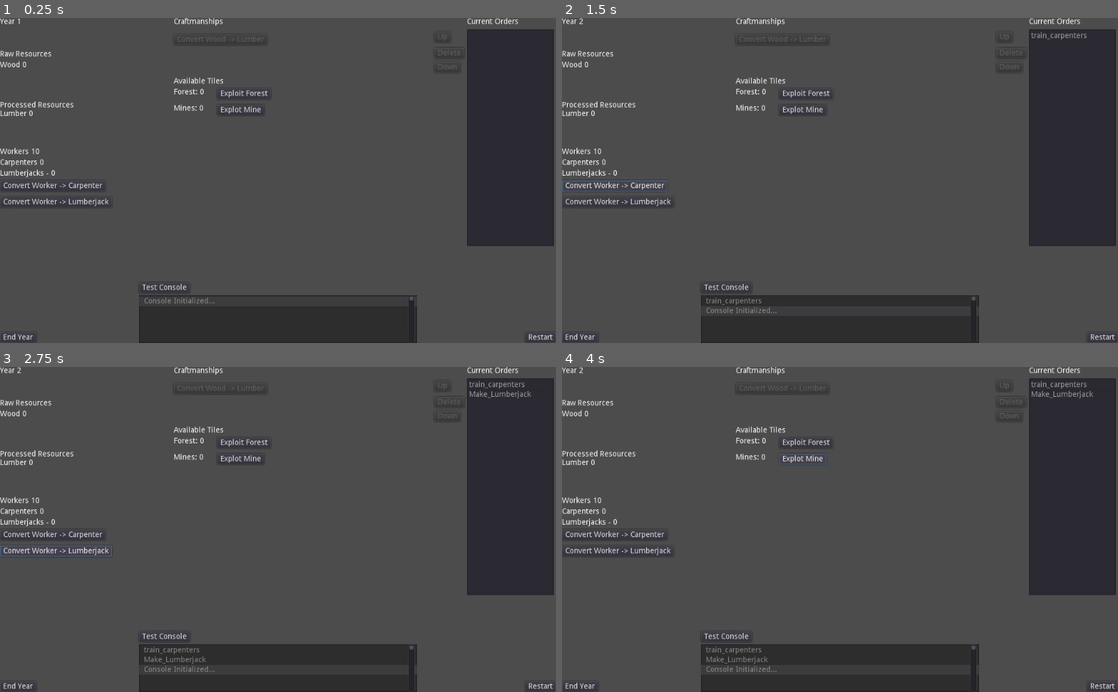
Above: before the commit, frames 1-4 (two rows, left to right).
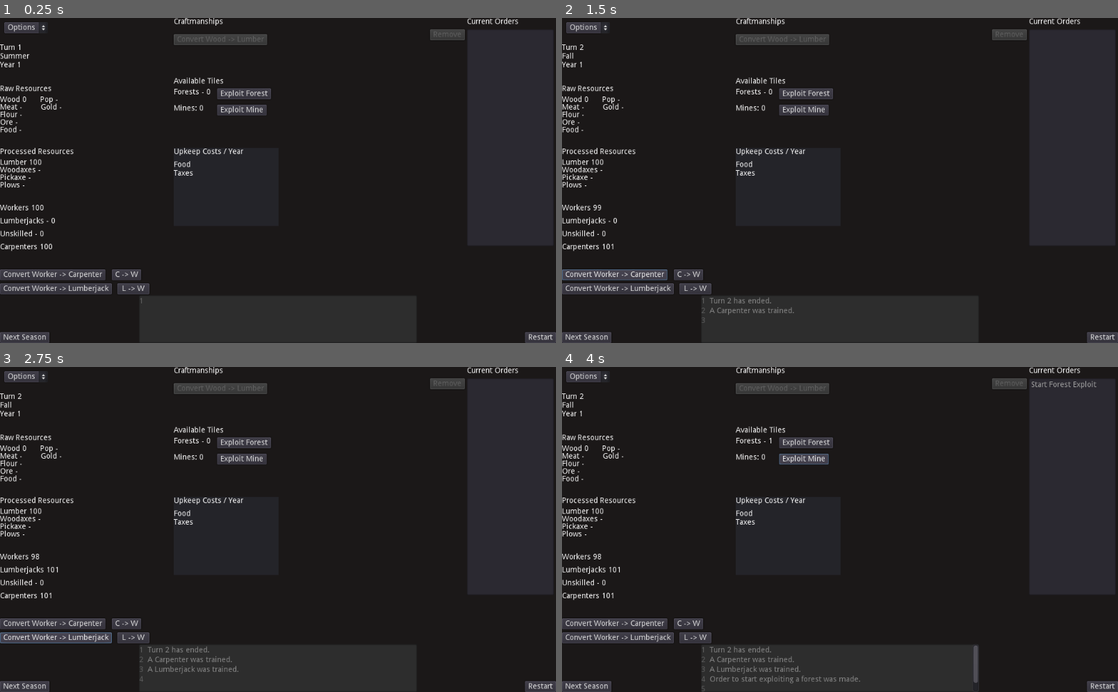
Above: after the commit, the same moments.

Repository: ccurteman/4X
Game: Godot game, scene res://Console GUI (Root).tscn
Same seed, same stepped clock (60 frames per second), same inputs: the game is played once before the commit and once after it.
Inputs:
- Up to frame 1 (0.25 s): no input
- Up to frame 2 (1.5 s): click "End Year" (after the commit: "Next Season") at 0.5 s; click "Convert Worker -> Carpenter" at 1.25 s
- Up to frame 3 (2.75 s): click "Convert Worker -> Lumberjack" at 2 s
- Up to frame 4 (4 s): click "Exploit Forest" at 2.75 s; click "Explot Mine" (after the commit: "Exploit Mine") at 3.5 s

The runs differ from the first frame. In frame 1, 79% of the frame differs, in the area x 0-100%, y 0-100%; in frame 2, 79%; in frame 3, 79%; in frame 4, 79%.

Commit message:
Finished Interface Clean-up and Minor Code Refactoring

Diff:
--- a/Console GUI (Root).tscn
+++ b/Console GUI (Root).tscn
@@ -1,6 +1,9 @@
-[gd_scene load_steps=2 format=2]
+[gd_scene load_steps=3 format=2]
 
 [ext_resource path="res://Console.gd" type="Script" id=1]
+
+[sub_resource type="StyleBoxFlat" id=1]
+bg_color = Color( 0.109804, 0.0980392, 0.0980392, 1 )
 
 [node name="Console" type="Control"]
 anchor_right = 1.0
@@ -12,45 +15,147 @@
 }
 wood_pile = 0
 
+[node name="Panel" type="Panel" parent="."]
+anchor_right = 1.0
+anchor_bottom = 1.0
+custom_styles/panel = SubResource( 1 )
+__meta__ = {
+"_edit_lock_": true,
+"_edit_use_anchors_": false
+}
+
 [node name="Year Counter" type="Label" parent="."]
+margin_top = 80.0
 margin_right = 76.0
-margin_bottom = 14.0
+margin_bottom = 94.0
+hint_tooltip = "The Current Year"
+mouse_filter = 1
+mouse_default_cursor_shape = 2
 text = "Year "
+__meta__ = {
+"_edit_use_anchors_": false
+}
 
 [node name="Raw Resources" type="Label" parent="."]
-margin_top = 60.0
-margin_right = 66.0
-margin_bottom = 74.0
+margin_top = 124.0
+margin_right = 95.0
+margin_bottom = 138.0
 text = "Raw Resources"
 __meta__ = {
 "_edit_use_anchors_": false
 }
 
 [node name="Wood" type="Label" parent="."]
-margin_top = 80.0
-margin_right = 40.0
-margin_bottom = 94.0
+margin_top = 144.0
+margin_right = 50.0
+margin_bottom = 158.0
 text = "Wood - "
+__meta__ = {
+"_edit_use_anchors_": false
+}
+
+[node name="Meat" type="Label" parent="."]
+margin_top = 158.0
+margin_right = 50.0
+margin_bottom = 172.0
+text = "Meat -"
+__meta__ = {
+"_edit_use_anchors_": false
+}
+
+[node name="Flour" type="Label" parent="."]
+margin_top = 172.0
+margin_right = 50.0
+margin_bottom = 186.0
+text = "Flour -"
+__meta__ = {
+"_edit_use_anchors_": false
+}
+
+[node name="Ore" type="Label" parent="."]
+margin_top = 186.0
+margin_right = 50.0
+margin_bottom = 200.0
+text = "Ore -"
+__meta__ = {
+"_edit_use_anchors_": false
+}
+
+[node name="Food" type="Label" parent="."]
+margin_top = 200.0
+margin_right = 50.0
+margin_bottom = 214.0
+text = "Food -"
+__meta__ = {
+"_edit_use_anchors_": false
+}
+
+[node name="Pop" type="Label" parent="."]
+margin_left = 74.0
+margin_top = 144.0
+margin_right = 124.0
+margin_bottom = 158.0
+text = "Pop -"
+__meta__ = {
+"_edit_use_anchors_": false
+}
+
+[node name="Gold" type="Label" parent="."]
+margin_left = 75.0
+margin_top = 158.0
+margin_right = 125.0
+margin_bottom = 172.0
+text = "Gold - "
+__meta__ = {
+"_edit_use_anchors_": false
+}
+
+[node name="Woodaxe" type="Label" parent="."]
+margin_top = 274.0
+margin_right = 75.0
+margin_bottom = 288.0
+text = "Woodaxes -"
+__meta__ = {
+"_edit_use_anchors_": false
+}
+
+[node name="Pickaxe" type="Label" parent="."]
+margin_top = 288.0
+margin_right = 75.0
+margin_bottom = 302.0
+text = "Pickaxe -"
+__meta__ = {
+"_edit_use_anchors_": false
+}
+
+[node name="Plow" type="Label" parent="."]
+margin_top = 302.0
+margin_right = 75.0
+margin_bottom = 316.0
+text = "Plows - "
+__meta__ = {
+"_edit_use_anchors_": false
+}
 
 [node name="Processed Resources" type="Label" parent="."]
-margin_top = 154.0
+margin_top = 240.0
 margin_right = 136.0
-margin_bottom = 168.0
+margin_bottom = 254.0
 text = "Processed Resources"
 __meta__ = {
 "_edit_use_anchors_": false
 }
 
 [node name="Lumber" type="Label" parent="."]
-margin_top = 170.0
-margin_right = 40.0
-margin_bottom = 184.0
+margin_top = 260.0
+margin_right = 62.0
+margin_bottom = 274.0
 text = "Lumber - "
 
 [node name="Workers" type="Label" parent="."]
-margin_top = 240.0
-margin_right = 66.0
-margin_bottom = 254.0
+margin_top = 344.0
+margin_right = 74.0
+margin_bottom = 358.0
 text = "Workers - 0"
 
 [node name="Convert Wood to Lumber" type="Button" parent="."]
@@ -72,28 +177,46 @@
 anchor_bottom = 1.0
 margin_top = -20.0
 margin_right = 67.0
-text = "End Year"
+text = "Next Season"
 __meta__ = {
 "_edit_use_anchors_": false
 }
 
 [node name="Carpenters" type="Label" parent="."]
-margin_top = 260.0
-margin_right = 40.0
-margin_bottom = 274.0
+margin_top = 416.0
+margin_right = 90.0
+margin_bottom = 430.0
 text = "Carpenters - 0"
+__meta__ = {
+"_edit_use_anchors_": false
+}
+
+[node name="Unskilled" type="Label" parent="."]
+margin_top = 392.0
+margin_right = 90.0
+margin_bottom = 406.0
+text = "Unskilled - 0"
+__meta__ = {
+"_edit_use_anchors_": false
+}
 
 [node name="Convert Worker -> Carpenter" type="Button" parent="."]
-margin_top = 300.0
+margin_top = 464.0
 margin_right = 194.0
-margin_bottom = 320.0
+margin_bottom = 484.0
 text = "Convert Worker -> Carpenter"
+__meta__ = {
+"_edit_use_anchors_": false
+}
 
 [node name="Convert Worker to Lumberjack" type="Button" parent="."]
-margin_top = 330.0
+margin_top = 490.0
 margin_right = 206.0
-margin_bottom = 350.0
+margin_bottom = 510.0
 text = "Convert Worker -> Lumberjack"
+__meta__ = {
+"_edit_use_anchors_": false
+}
 
 [node name="Current Orders" type="Label" parent="."]
 margin_left = 860.0
@@ -105,32 +228,13 @@
 "_edit_use_anchors_": false
 }
 
-[node name="Up" type="Button" parent="."]
-margin_left = 800.0
-margin_top = 25.0
-margin_right = 830.0
-margin_bottom = 45.0
+[node name="Remove" type="Button" parent="."]
+margin_left = 792.0
+margin_top = 21.0
+margin_right = 856.0
+margin_bottom = 41.0
 disabled = true
-text = "Up"
-
-[node name="Delete" type="Button" parent="."]
-margin_left = 800.0
-margin_top = 55.0
-margin_right = 855.0
-margin_bottom = 75.0
-disabled = true
-text = "Delete"
-
-[node name="Down" type="Button" parent="."]
-margin_left = 800.0
-margin_top = 81.0
-margin_right = 848.0
-margin_bottom = 101.0
-disabled = true
-text = "Down"
-__meta__ = {
-"_edit_use_anchors_": false
-}
+text = "Remove"
 
 [node name="Item List" type="ItemList" parent="."]
 margin_left = 860.0
@@ -138,7 +242,6 @@
 margin_right = 1020.0
 margin_bottom = 421.0
 allow_reselect = true
-allow_rmb_select = true
 __meta__ = {
 "_edit_use_anchors_": false
 }
@@ -155,7 +258,7 @@
 margin_top = 20.0
 margin_right = 56.0
 margin_bottom = 51.0
-text = "Forest: 0
+text = "Forests - 0
 "
 
 [node name="Mines" type="Label" parent="Available Resources"]
@@ -167,7 +270,7 @@
 [node name="Exploit Forest" type="Button" parent="Available Resources"]
 margin_left = 80.0
 margin_top = 20.0
-margin_right = 135.0
+margin_right = 179.0
 margin_bottom = 40.0
 text = "Exploit Forest"
 __meta__ = {
@@ -179,7 +282,7 @@
 margin_top = 50.0
 margin_right = 167.0
 margin_bottom = 70.0
-text = "Explot Mine"
+text = "Exploit Mine"
 
 [node name="Restart" type="Button" parent="."]
 anchor_left = 1.0
@@ -191,11 +294,10 @@
 text = "Restart"
 
 [node name="Lumberjacks" type="Label" parent="."]
-margin_top = 280.0
-margin_right = 81.0
-margin_bottom = 311.0
-text = "Lumberjacks - 0
-"
+margin_top = 368.0
+margin_right = 102.0
+margin_bottom = 382.0
+text = "Lumberjacks - 0"
 
 [node name="Log" type="Panel" parent="."]
 anchor_left = 0.5
@@ -209,19 +311,15 @@
 [node name="Log Text Line" type="TextEdit" parent="Log"]
 anchor_right = 1.0
 anchor_bottom = 1.0
-text = "Console Initialized..."
 readonly = true
-highlight_current_line = true
-breakpoint_gutter = true
-caret_blink = true
-__meta__ = {
-"_edit_use_anchors_": false
-}
-
-[node name="VScrollBar" type="VScrollBar" parent="Log"]
-margin_left = 496.0
-margin_right = 508.0
-margin_bottom = 88.0
+show_line_numbers = true
+context_menu_enabled = false
+shortcut_keys_enabled = false
+selecting_enabled = false
+smooth_scrolling = true
+__meta__ = {
+"_edit_use_anchors_": false
+}
 
 [node name="Restart Confirmation" type="ConfirmationDialog" parent="."]
 anchor_left = 0.5
@@ -234,18 +332,102 @@
 margin_bottom = 35.0
 dialog_text = "Are you sure?"
 
-[node name="Test Console" type="Button" parent="."]
-margin_left = 256.0
-margin_top = 488.0
-margin_right = 350.0
-margin_bottom = 508.0
-text = "Test Console"
+[node name="Upkeep Panel" type="Panel" parent="."]
+margin_left = 320.0
+margin_top = 240.0
+margin_right = 513.0
+margin_bottom = 384.0
+__meta__ = {
+"_edit_use_anchors_": false
+}
+
+[node name="Title" type="Label" parent="Upkeep Panel"]
+margin_right = 88.0
+margin_bottom = 14.0
+text = "Upkeep Costs / Year"
+__meta__ = {
+"_edit_use_anchors_": false
+}
+
+[node name="Food" type="Label" parent="Upkeep Panel"]
+margin_top = 24.0
+margin_right = 40.0
+margin_bottom = 55.0
+text = "Food
+"
+
+[node name="Taxes" type="Label" parent="Upkeep Panel"]
+margin_top = 40.0
+margin_right = 40.0
+margin_bottom = 54.0
+text = "Taxes"
+
+[node name="Temp Win Window" type="ConfirmationDialog" parent="."]
+anchor_left = 0.5
+anchor_top = 0.5
+anchor_right = 0.5
+anchor_bottom = 0.5
+margin_left = -100.0
+margin_top = -35.0
+margin_right = 100.0
+margin_bottom = 35.0
+window_title = "YOU WON THE GAME"
+dialog_text = "Do you want to start again?"
+
+[node name="Season Counter" type="Label" parent="."]
+margin_top = 64.0
+margin_right = 40.0
+margin_bottom = 78.0
+text = "Spring"
+__meta__ = {
+"_edit_use_anchors_": false
+}
+
+[node name="OptionButton" type="OptionButton" parent="."]
+margin_left = 8.0
+margin_top = 8.0
+margin_right = 88.0
+margin_bottom = 28.0
+text = "Options"
+__meta__ = {
+"_edit_use_anchors_": false
+}
+
+[node name="Carpenter to Worker" type="Button" parent="."]
+margin_left = 206.0
+margin_top = 464.0
+margin_right = 260.0
+margin_bottom = 484.0
+text = "C -> W"
+__meta__ = {
+"_edit_use_anchors_": false
+}
+
+[node name="Lumberjack to Worker" type="Button" parent="."]
+margin_left = 216.0
+margin_top = 490.0
+margin_right = 275.0
+margin_bottom = 510.0
+text = "L -> W"
+__meta__ = {
+"_edit_use_anchors_": false
+}
+
+[node name="Turn Counter" type="Label" parent="."]
+margin_top = 48.0
+margin_right = 40.0
+margin_bottom = 62.0
+text = "Turn "
 __meta__ = {
 "_edit_use_anchors_": false
 }
 [connection signal="pressed" from="End Turn" to="." method="_on_End_Turn_pressed"]
-[connection signal="pressed" from="Convert Worker -> Carpenter" to="." method="_on_Convert_Worker__Carpenter_pressed"]
-[connection signal="pressed" from="Convert Worker to Lumberjack" to="." method="_on_Convert_Worker_to_Lumberjack_pressed"]
+[connection signal="pressed" from="Convert Worker -> Carpenter" to="." method="_on_Train_Carpenter"]
+[connection signal="pressed" from="Convert Worker to Lumberjack" to="." method="_on_Train_Lumberjack"]
+[connection signal="pressed" from="Remove" to="." method="_on_Remove_Selected_Order"]
 [connection signal="item_selected" from="Item List" to="." method="_on_Item_List_item_selected"]
+[connection signal="pressed" from="Available Resources/Exploit Forest" to="." method="_on_Exploit_Forest_pressed"]
 [connection signal="pressed" from="Restart" to="." method="_on_Restart_pressed"]
 [connection signal="confirmed" from="Restart Confirmation" to="." method="_on_Restart_Confirmation_confirmed"]
+[connection signal="pressed" from="Carpenter to Worker" to="." method="_on_Demote_Carpenter"]
+[connection signal="pressed" from="Lumberjack to Worker" to="." method="_on_Demote_Lumberjack"]
--- a/Console.gd
+++ b/Console.gd
@@ -1,24 +1,65 @@
 extends Control
 # Prototype for 4X style boardgame mechanics
 # Everything is thrown into this one big file
-# If development is to move forward past Monday, May 4th, 2020, refactoring will take place
 # The game is played in turns, thus there is no need to call physics_process or process
 
 
-# Exported Variables
+# Resource Piles
+export var crude_oil_pile := 100
+export var copper_ore_pile := 100
+export var cotton_pile := 100
+export var fat_pile := 100
+export var flour_pile := 100
+export var food_pile := 100
+export var gold_pile := 100
+export var grain_pile := 100
+export var iron_ore_pile := 100
+export var lead_ore_pile := 100
+export var leather_pile := 100
+export var lumber_pile := 100
+export var meat_pile := 100
+export var ore_pile := 100
+export var pickaxe_pile := 100
+export var plow_pile := 100
+export var stone_pile := 100
+export var tin_ore_pile := 100
+export var total_population := 100
+export var woodaxe_pile := 100
+export var wood_pile := 1000
+
+# Tiles
+export var exploited_forests := 0
+export var exploited_mines := 0
+export var exploited_farms := 0
+export var exploited_oil_fields := 0
+
+# Worker Management
+export var workers := 100
+export var lumberjacks := 100
+export var carpenters := 100
+var idle_workers_array : Array
+var idle_carpenters_array : Array
+var idle_lumberjacks_array : Array
+
+# Crafting
 export var wood_to_lumber_ratio := 10
-export var wood_pile := 1000
-export var lumber_pile := 0
-export var workers := 10
-export var carpenters := 0
+
+# Time
 export var worker_to_carpenter_train_time := 1
-export var lumberjacks := 0
 export var worker_to_lumberjacks_train_time := 1
 export var start_year := 0
-export var exploited_forests := 0
-
-# Private Variables
+export var max_years_allowed := 30
+export var seasons_list : Dictionary = {
+	0: "Spring",
+	1: "Summer",
+	2: "Fall",
+	3: "Winter"
+}
+var current_season_key := 0
 var current_year := 1
+var turn_counter := 0
+
+# Interface Only
 var actions_array : Array
 
 # Ready Dependent Variables
@@ -27,7 +68,7 @@
 
 
 
-# ---  BUILT-IN FUNCTIONS  --- #
+#####----- BUILT-IN FUNCTIONS -----#####
 func _ready():
 	Check_Actions()
 	Begin_Turn()
@@ -38,11 +79,10 @@
 
 
 
-# ---  CUSTOM FUNCTIONS  --- #
+#####-----  CUSTOM FUNCTIONS -----#####
 # Takes in a string and prints it to the log. The action parameter will be converted to type string before being logged.
 func Log_Action(action):
 	$"Log/Log Text Line".insert_text_at_cursor(str(action) + "\n")
-
 
 # Checks every action in the game to see validate if said action.
 func Check_Actions():
@@ -59,17 +99,38 @@
 	# Log the order
 	Log_Action(str(action))
 
-
 # This function handles updating the interface, usually after Execute_Actions has been called.
 func Begin_Turn():
-	# Update Interface with new counts
-	$"Year Counter".text = "Year " + str(current_year)
-	# $"Item List".add_item("Test Order")
-	$"Wood".text = "Wood " + str(wood_pile)
-	$"Lumber".text = "Lumber " + str(lumber_pile)
-	$"Workers".text = "Workers " + str(workers)
-	$"Carpenters".text = "Carpenters " + str(carpenters)
-
+	# First we check if there are any win conditions or lose conditions that have been met
+	if current_year > max_years_allowed:
+		$"Temp Win Popup".visible = true
+
+	# If the player hasn't won, the turn begins
+	else:
+		# We want to change to the next season on a new turn
+		# But first we need to check if the season key is 3
+		# If it is, then we are going to start back at 0 and increment the year, else we increment it by 1
+		if current_season_key == 3:
+			current_season_key = 0
+			current_year += 1
+		else:
+			current_season_key += 1
+
+		# Next are aim is going to shift to checking what resources we are exploiting
+		if exploited_forests > 0:
+			wood_pile += exploited_forests * 100
+
+		# We need to update the turn counter to keep track of how many turns have past
+		turn_counter += 1
+
+		# Now we are going to update every element on the interface that tracks information per turn
+		$"Turn Counter".text = "Turn " + str(turn_counter)
+		$"Year Counter".text = "Year " + str(current_year)
+		$"Season Counter".text = seasons_list.get(current_season_key)
+		$"Wood".text = "Wood " + str(wood_pile)
+		$"Lumber".text = "Lumber " + str(lumber_pile)
+		$"Workers".text = "Workers " + str(workers)
+		$"Carpenters".text = "Carpenters " + str(carpenters)
 
 # Execute_Actions takes the action_array and uses it to execute the actions
 func Execute_Actions():
@@ -80,21 +141,6 @@
 
 		# The name of the order will be the name of the function, we use call() to execute the function of that action
 		call(action)
-
-
-# This function is usually called by Execute_Actions. It takes in a parameter, wood, and converts it into lumber at wood_to_lumber_ratio
-func Make_Lumber(wood):
-	var total_lumber_made = round(wood / wood_to_lumber_ratio)
-	wood_pile -= wood
-	lumber_pile += total_lumber_made
-
-
-# This function is usually called by Execute_Actions. It takes a parameter, total_workers, and
-func Train_Carpenters(total_workers):
-	# Validate that there are workers to convert
-	if total_workers < workers:
-		workers -= total_workers
-
 
 # Restart_Game will reset all the piles, exploited tiles, log contents and year to their default values and start the turn.
 func Restart_Game():
@@ -107,46 +153,86 @@
 	$"Item List".clear()
 	Begin_Turn()
 
-
-
-# ---  SIGNAL CONNECTIONS  --- #
+# Factory pattern based crafting function. This function takes items, ratio, and number of workers to craft what is being passed to it.
+func Craft_Factory(item_being_used, item_being_made, ratio, required_number_of_workers):
+	print(item_being_used, ratio, required_number_of_workers)
+	match item_being_made:
+		"Lumber":
+			Log_Action("Crafting Lumber")
+
+
+
+
+#####----- SIGNAL CONNECTIONS -----#####
 func _on_End_Turn_pressed():
-	print("Turn Ended")
-	current_year += 1
 	Execute_Actions()
 	Begin_Turn()
 	$"Item List".clear()
 
-
+	Log_Action("Turn " + str(turn_counter) + " has ended.")
+
+# This function is called when an order is selected in the item list
 func _on_Item_List_item_selected(_index):
-	$"Up".disabled = false
-	$"Down".disabled = false
-	$"Delete".disabled = false
-
-
-func _on_Convert_Worker__Carpenter_pressed():
-	# Checking if there are any available workers
-	if workers > 0:
-		# Adding Actions to the Queue
-		Add_Action("train_carpenters")
-
-		# Removing 1 workers for 1 carpenter and updating console
-		temp_workers -= 1
-		$"Workers".text = "Workers " + str(workers)
-
-		# Adding 1 carpenter for 1 worker and updating console
-		temp_carpenters += 1
-		$"Carpenters".text = "Carpenters " + str(carpenters)
-
-
-func _on_Convert_Worker_to_Lumberjack_pressed():
-	# We want to queue the order into the Add_Action so it will be executed on turn
-	Add_Action("Make_Lumberjack")
-
-
+	$"Remove".disabled = false
+
+	Log_Action("A item was selected on the item list")
+
+# --- Worker Management --- #
+func _on_Train_Carpenter():
+	if workers >= 1:
+		workers -= 1
+		carpenters += 1
+	$"Carpenters".text = "Carpenters " + str(carpenters)
+	$"Workers".text = "Workers " + str(workers)
+
+	Log_Action("A Carpenter was trained.")
+
+func _on_Train_Lumberjack():
+	# We want players to instantly change worker values
+	# But first we check there is atleast one worker
+	if workers >= 1:
+		workers -= 1
+		lumberjacks += 1
+	$"Lumberjacks".text = "Lumberjacks " + str(lumberjacks)
+	$"Workers".text = "Workers " + str(workers)
+
+	Log_Action("A Lumberjack was trained.")
+
+func _on_Demote_Lumberjack() -> void:
+	if lumberjacks >= 1:
+		workers += 1
+		lumberjacks -= 1
+	$"Lumberjacks".text = "Lumberjacks " + str(lumberjacks)
+	$"Workers".text = "Workers " + str(workers)
+	Log_Action("A Lumberjack was demoted.")
+
+func _on_Demote_Carpenter() -> void:
+	if carpenters >= 1:
+		workers += 1
+		carpenters -= 1
+	$"Carpenters".text = "Carpenters " + str(carpenters)
+	$"Workers".text = "Workers " + str(workers)
+
+	Log_Action("A carpenter was demoted to worker")
+
+
+# --- Game State --- #
 func _on_Restart_pressed() -> void:
 	$"Restart Confirmation".visible = true
 
-
 func _on_Restart_Confirmation_confirmed() -> void:
 	Restart_Game()
+
+func _on_Remove_Selected_Order() -> void:
+	var selected_items = $"Item List".get_selected_items()
+	for order_key in selected_items:
+		$"Item List".remove_item(order_key)
+
+	Log_Action("Order to remove an action from the order queue was made.")
+
+# This function handles all the logic related to exploiting a forest tile
+func _on_Exploit_Forest_pressed() -> void:
+	exploited_forests += 1
+	$"Item List".add_item("Start Forest Exploit")
+	$"Available Resources/Forest".text = "Forests - " + str(exploited_forests)
+	Log_Action("Order to start exploiting a forest was made.")
